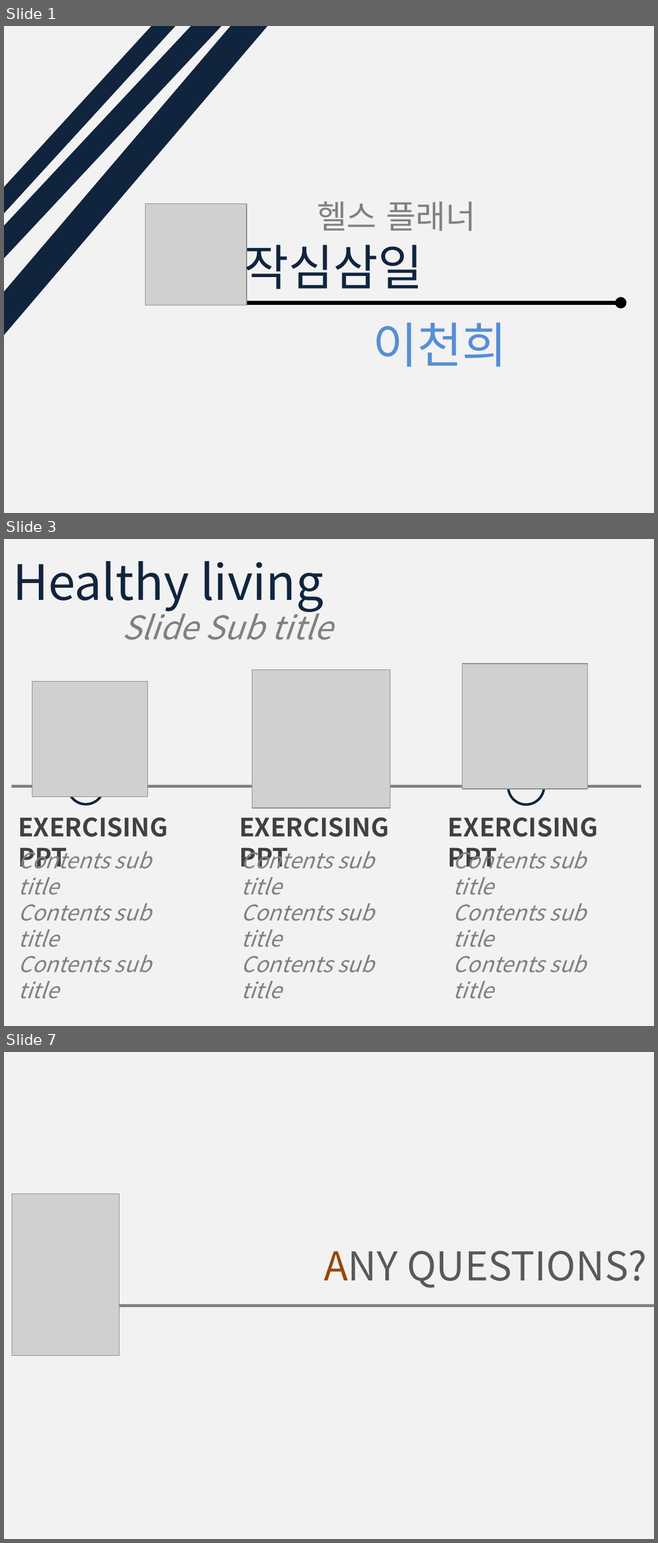
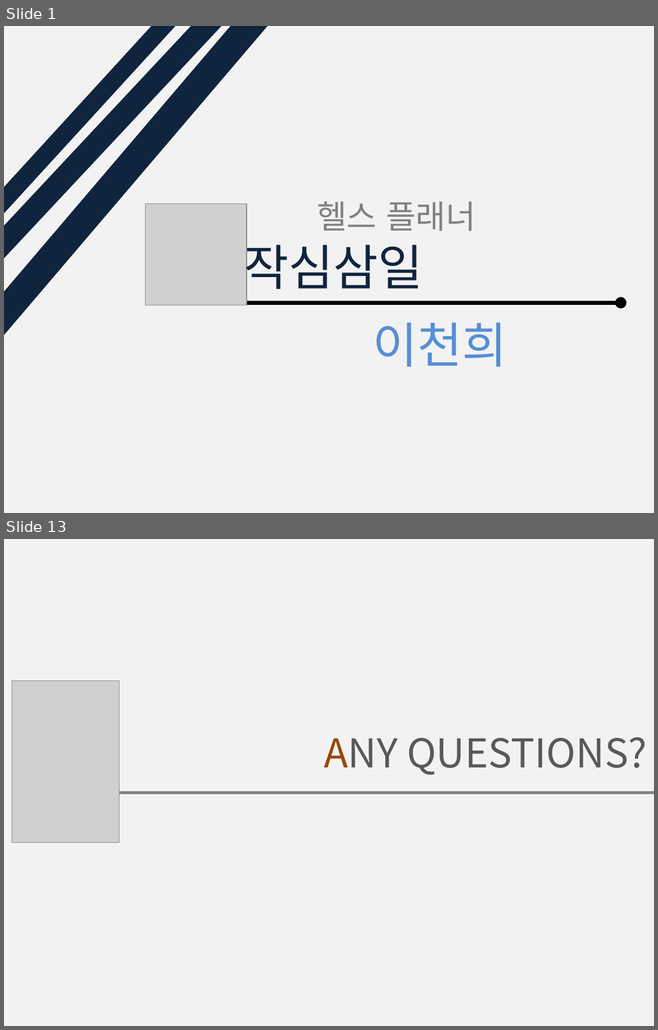
Before and after one commit to dlcjsgml2002/portfolio_planner, a slide deck: document/ppt.pptx. Shown one above the other, each under a label of ours: slides 1, 3 and 7 before the commit, slides 1 and 13 after it; the slides between them are not shown. The pictures are 658x1543 and 658x1030 pixels, drawn with LibreOffice and Linux fonts; fonts in the diff are those of the drawing; grey boxes stand for pictures. Boxes give left, top, right and bottom in pixels: in the first picture for what was removed or moved away, otherwise in the second. Text is boxed around its words. In the diff, an @@ line names an element or a change of style, - is before the commit and + after.

```diff
--- a/document/ppt.pptx
+++ b/document/ppt.pptx
@@ slide 3 removed at box(4, 539, 654, 1026), background #F2F2F2 @@
@@ text removed at box(13, 561, 323, 612) @@
-Healthy living
@@ text removed at box(122, 604, 332, 640) @@
-Slide Sub title
@@ group removed at box(12, 664, 641, 808): 3 pictures, 2 ellipses, 1 line @@
@@ text removed at box(18, 817, 168, 869) @@
-EXERCISING PPT
@@ text removed at box(239, 817, 389, 869) @@
-EXERCISING PPT
@@ text removed at box(448, 817, 598, 869) @@
-EXERCISING PPT
@@ text removed at box(18, 848, 151, 999) @@
-Contents sub title
-Contents sub title
-Contents sub title
@@ text removed at box(241, 848, 373, 999) @@
-Contents sub title
-Contents sub title
-Contents sub title
@@ text removed at box(453, 848, 586, 999) @@
-Contents sub title
-Contents sub title
-Contents sub title
@@ what was slide 7 is now slide 13 @@
```
Also in this commit, not shown: 1 slide changed, 10 slides added, 3 other slides removed, 1 other file.
